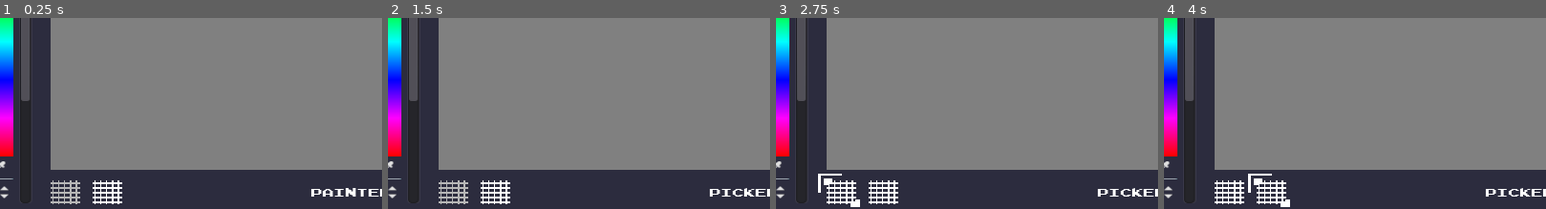
Above: before the commit, frames 1-4 (left to right).
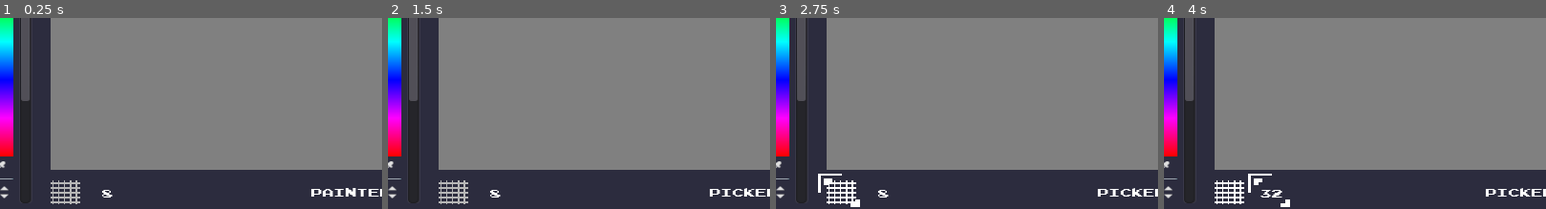
Above: after the commit, the same moments.

Repository: Mainman002/Goodle
Game: Godot game, scene res://Assets/Scenes/MainMenu.tscn
Two runs of this game, one before a commit and one after it. Both use one fixed random seed, a clock stepped at 60 frames per second and the inputs below. The engine's default icon, where the game draws it, is replaced by a stand-in: a white triangle on a blue panel in a dark square.
Inputs (mouse positions are % of the whole screen's width and height, from its top left):
- Up to frame 1 (0.25 s): no input
- Up to frame 2 (1.5 s): click (51, 4) at 0.5 s; click (62, 4) at 1.25 s
- Up to frame 3 (2.75 s): click (51, 96) at 2 s
- Up to frame 4 (4 s): click (56, 96) at 2.75 s; click (56, 96) at 3.5 s
The pictures show only the part of the screen within x 42-92%, y 50-100%; the shares and areas given below are measured in that part.

The runs differ from the first frame. In frame 1, 0.5% of the frame differs, in the area x 24-32%, y 85-98%; in frame 2, 0.5%; in frame 3, 0.5%; in frame 4, 0.5%.

Commit message:
Updated pixel amount btn

Diff:
--- a/Project Files/Assets/Scenes/MainMenu.tscn
+++ b/Project Files/Assets/Scenes/MainMenu.tscn
@@ -444,6 +444,8 @@
 VirtualGrid = NodePath("../../CanvasVB/CanvasOrigin/VirtualGrid")
 
 [node name="GridAmount" type="TextureButton" parent="ToolsVB/Tools2HB"]
+editor/display_folded = true
+self_modulate = Color( 1, 1, 1, 0 )
 margin_left = 28.0
 margin_right = 48.0
 margin_bottom = 20.0
@@ -454,6 +456,15 @@
 texture_pressed = ExtResource( 18 )
 expand = true
 script = ExtResource( 20 )
+
+[node name="Label" type="Label" parent="ToolsVB/Tools2HB/GridAmount"]
+margin_right = 16.0
+margin_bottom = 14.0
+rect_min_size = Vector2( 20, 20 )
+custom_fonts/font = ExtResource( 2 )
+text = "8"
+align = 1
+valign = 1
 
 [node name="HSeparator" type="HSeparator" parent="ToolsVB/Tools2HB"]
 self_modulate = Color( 1, 1, 1, 0 )
@@ -503,6 +514,7 @@
 [node name="CursorCenter" type="Area2D" parent="." groups=[
 "CursorCenter",
 ]]
+editor/display_folded = true
 position = Vector2( 251, 31 )
 collision_layer = 16
 collision_mask = 8
--- a/Project Files/Assets/Scripts/Buttons/GridAmount1.gd
+++ b/Project Files/Assets/Scripts/Buttons/GridAmount1.gd
@@ -10,10 +10,13 @@
 func _pressed():
 	if PixSize == 0:
 		FuncManager.pixelGrid(0, 0, 0, 0)
+		$Label.text = "8"
 		PixSize = 2
 	elif PixSize == 1:
 		FuncManager.pixelGrid(1, 1, 1, 1)
+		$Label.text = "16"
 		PixSize = 0
 	elif PixSize == 2:
 		FuncManager.pixelGrid(2, 2, 2, 2)
+		$Label.text = "32"
 		PixSize = 1
--- a/Project Files/Assets/Scripts/Buttons/SaveImage.gd
+++ b/Project Files/Assets/Scripts/Buttons/SaveImage.gd
@@ -43,7 +43,7 @@
 #		FuncManager._grid_Update()
 		get_node(VirtualGrid).visible = false
 	get_node(CursorSprite).visible = false
-	get_node(CursorCenter).visible = false
+	CursorCenter.visible = false
 
 #	windowSizeX = OS.window_size.x
 #	windowSizeY = OS.window_size.y
@@ -79,7 +79,7 @@
 #		FuncManager._grid_Update()
 		get_node(VirtualGrid).visible = true
 	get_node(CursorSprite).visible = true
-	get_node(CursorCenter).visible = true
+	CursorCenter.visible = true
 
 	OS.window_maximized = windowMaximized
 
Binary file added: Project Files/Assets/Images/UI/Buttons/PixelGrid1_16_normal.png
Not shown, added: Project Files/Assets/Images/UI/Buttons/PixelGrid1_16_normal.png.import
